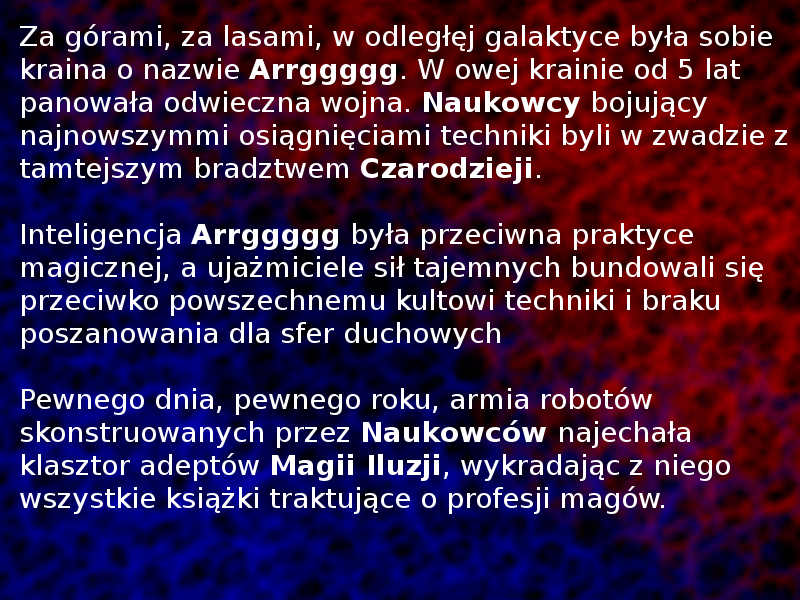
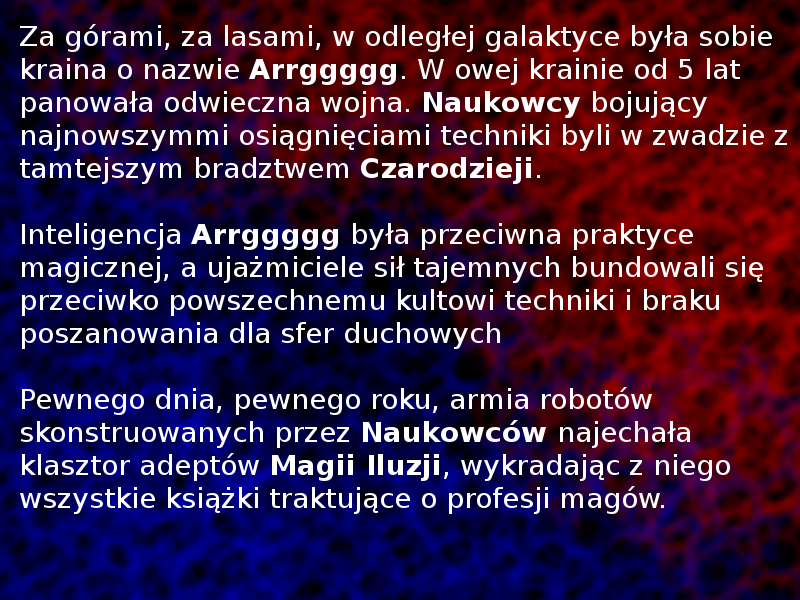
Two versions of the same layered image (800x600). Layer-by-layer changes:
painted on "Za górami, za lasami, w odległ..." over [460, 46, 465, 51]
